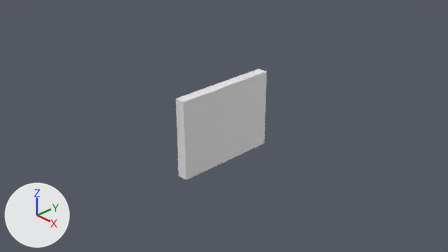
The Blender file maze_wall.blend as it was, and as the next commit left it.
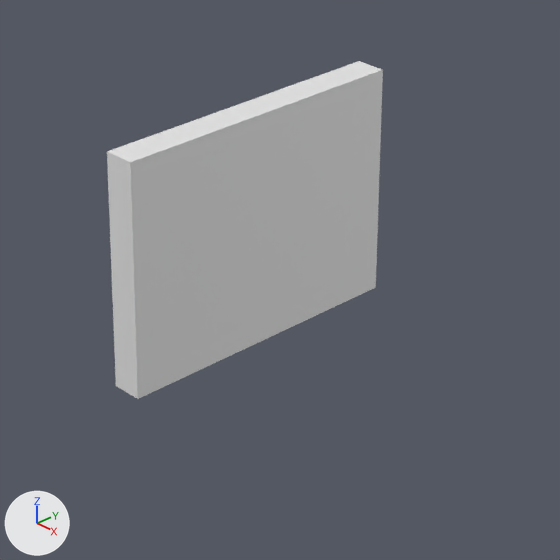
Old and new are each drawn from the file's camera 'Camera' and again close up on the part from 31% to 73% of the width and 19% to 93% of the height. The axes (+X, +Y, +Z) are drawn at lower left. The lights are the same throughout.
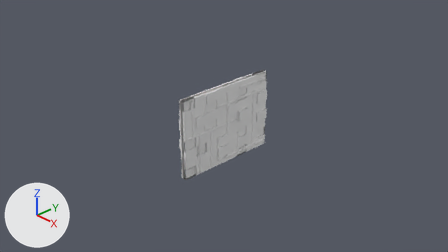
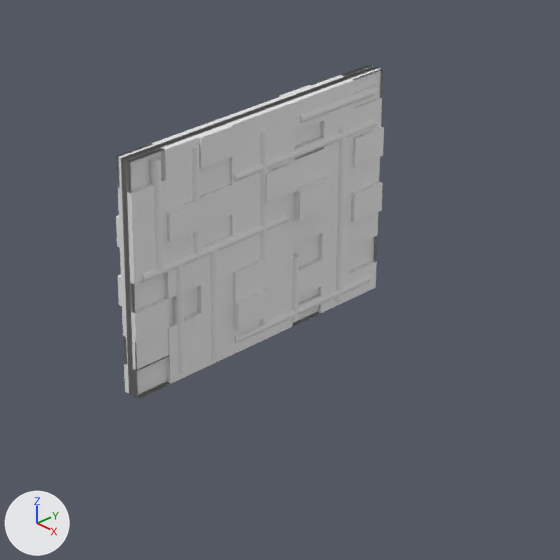
Edits to the scene script, one JSON object a line:
```json
{"op": "add", "block": "mat_material_001", "code": ["mat_material_001 = principled_material('Material.001')", "mat_material_001.base_color = (0.8, 0.8, 0.8)  # white #e7e7e7"]}
{"block": "me_cube", "where": "# used by ob_cube; location = (0.0, 0.0, 0.0); scale = (0.1, 1.0, 0.75)"}
{"op": "remove", "block": "me_cube", "code": "me_cube.from_pydata(...)  # 8 vertices, 6 faces; spans x -1.0..1.0, y -1.0..1.0, z -1.0..1.0"}
{"op": "add", "block": "me_cube", "code": "me_cube.from_pydata(...)  # 1892 vertices, 1228 faces; spans x -5.3..2.3, y -33.33..33.33, z -1.17..1.17"}
{"block": "me_cube", "change": "me_cube part 1: 8 vertices removed from x -1.0..1.0, y -1.0..1.0, z -1.0..1.0; 1892 vertices added at x -5.3..2.3, y -33.33..33.33, z -1.17..1.17"}
{"op": "add", "block": "me_cube", "code": "me_cube.materials.append(mat_material_001)  # white #e7e7e7"}
{"op": "set", "path": "ob_cube.location", "old": "(0.0, 0.0, 0.0)", "new": "(0.087, 0.0, 0.0)"}
{"op": "set", "path": "ob_cube.scale", "old": "(0.1, 1.0, 0.75)", "new": "(0.03, 0.03, 0.64)"}
```

Pixel boxes (x1, y1, x2, y2) of what changed, in the close-ups (560 x 560 px):
```json
{"object": "Cube", "change": "reshaped, moved, rescaled", "before": [107, 61, 383, 399], "after": [116, 65, 384, 399]}
```
